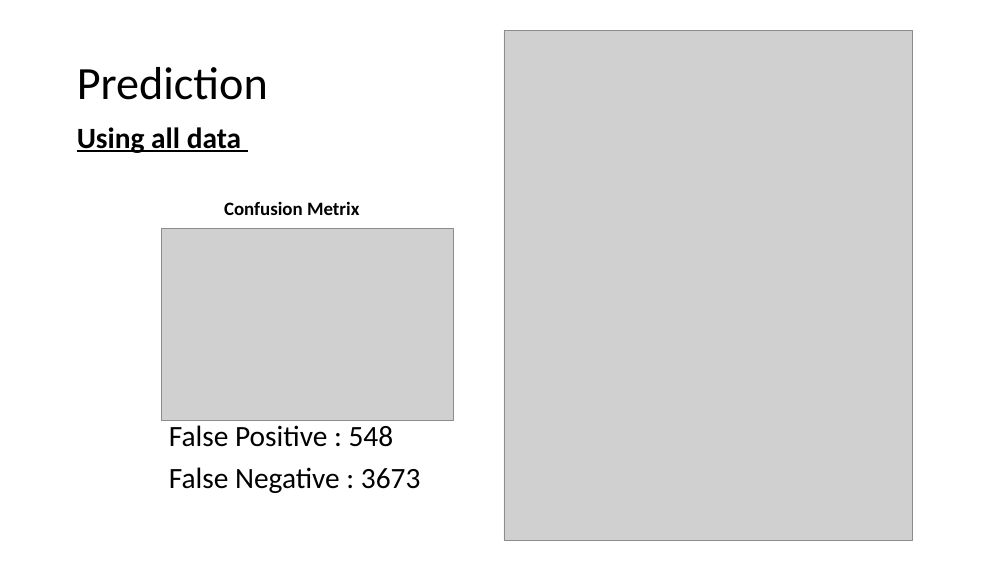
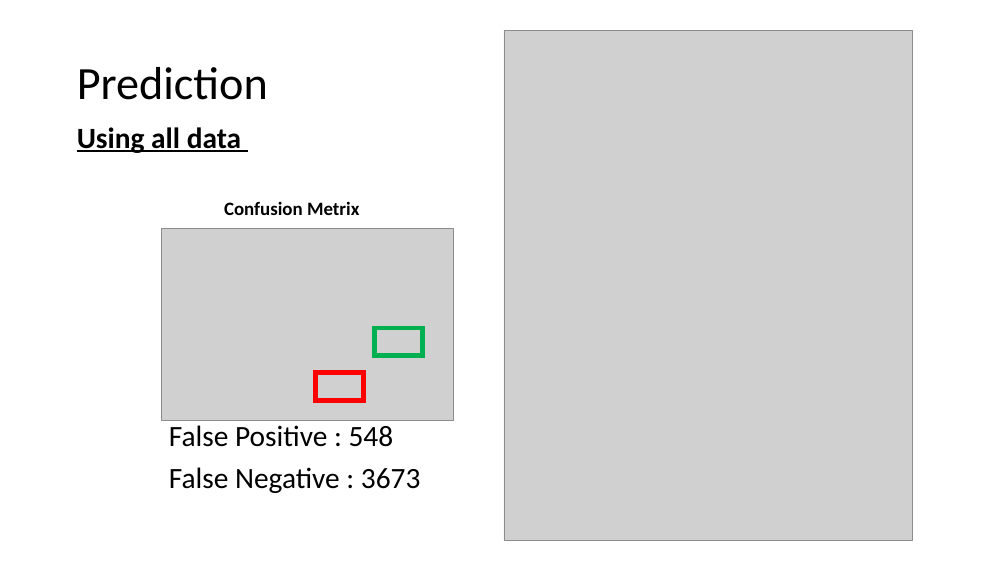
Before and after one commit to abdullahayas123/Tes-Model-Marketing-Scipy, a slide deck: slide 59 of Presentation-1.pptx (slide 58 before the commit). Drawn at 1008x567 pixels with LibreOffice and Linux fonts; fonts in the diff are those of the drawing; grey boxes stand for pictures. Boxes give left, top, right and bottom in pixels: in the first picture for what was removed or moved away, otherwise in the second. Text is boxed around its words. In the diff, an @@ line names an element or a change of style, - is before the commit and + after.

```diff
--- a/Presentation-1.pptx
+++ b/Presentation-1.pptx
@@ rectangle added at (374,328,422,356), outline #00B050 4.5 pt @@
@@ rectangle added at (316,373,364,401), outline #FF0000 4.5 pt @@
```
Also in this commit, not shown: 6 other slides changed, 2 slides added.
